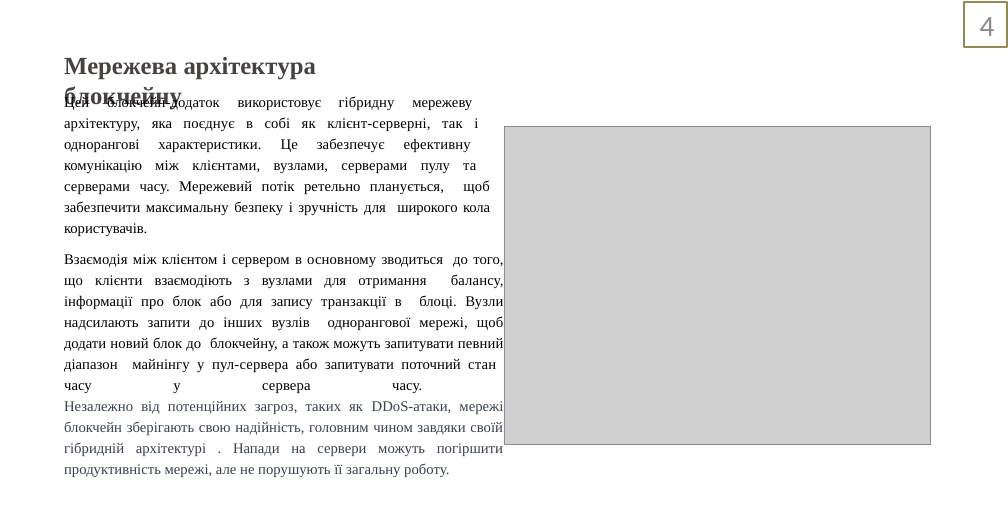
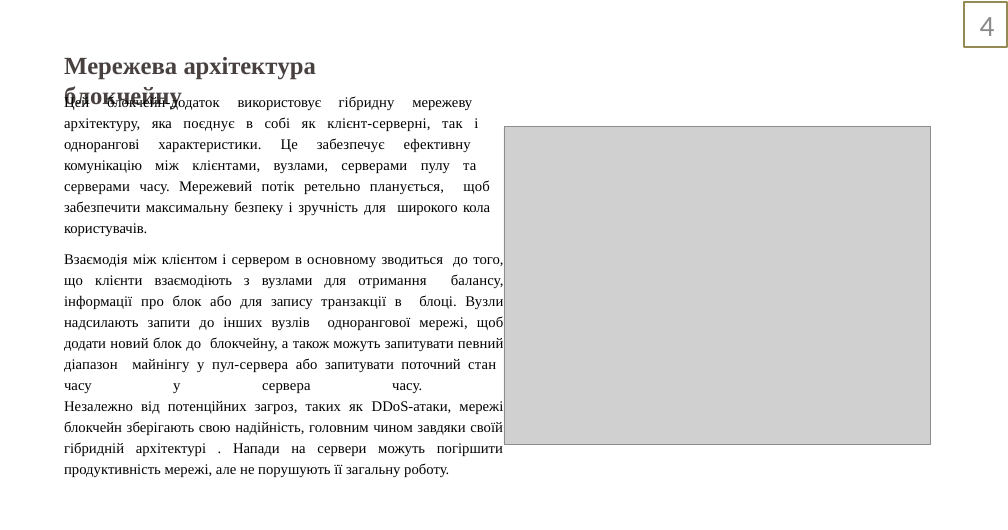
Before and after one commit to Sunr1s/BlockChain, a slide deck: slide 4 of blokchejn-platforma-dlya-avtomatizovanoyi-platizhnoyi-sistemi-zahist-zvitu-z-tehnologichnoyi-praktiki-2023-5-30-16-16-39.pptx. Drawn at 1008x530 pixels with LibreOffice and Linux fonts; fonts in the diff are those of the drawing; grey boxes stand for pictures. Boxes give left, top, right and bottom in pixels: in the first picture for what was removed or moved away, otherwise in the second. Text is boxed around its words. In the diff, an @@ line names an element or a change of style, - is before the commit and + after.

```diff
--- a/blokchejn-platforma-dlya-avtomatizovanoyi-platizhnoyi-sistemi-zahist-zvitu-z-tehnologichnoyi-praktiki-2023-5-30-16-16-39.pptx
+++ b/blokchejn-platforma-dlya-avtomatizovanoyi-platizhnoyi-sistemi-zahist-zvitu-z-tehnologichnoyi-praktiki-2023-5-30-16-16-39.pptx
@@ text at box(64, 254, 504, 477): text colour #374151 to #000000 in "Незалежно від потенційних загроз, таких як DDoS-атаки, ..." @@
```
Also in this commit, not shown: 4 other slides changed, 13 other files.
